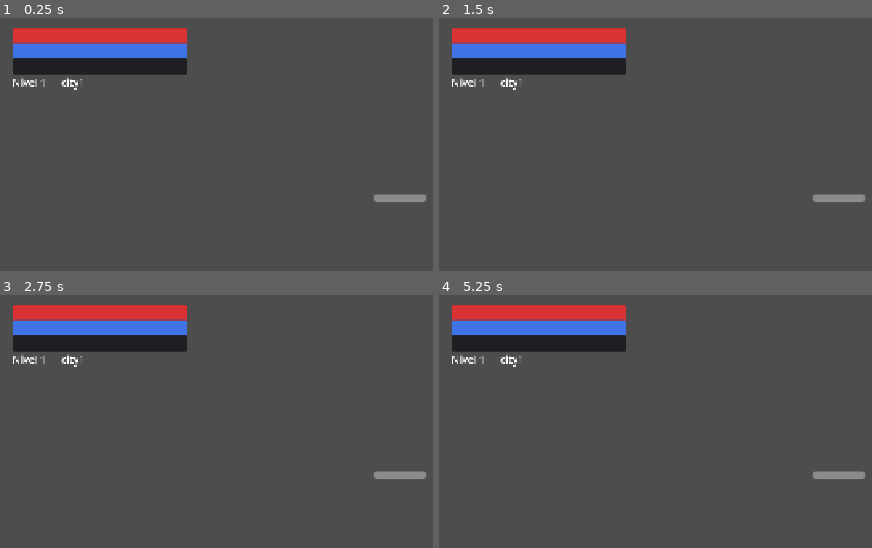
Above: before the commit, frames 1-4 (two rows, left to right).
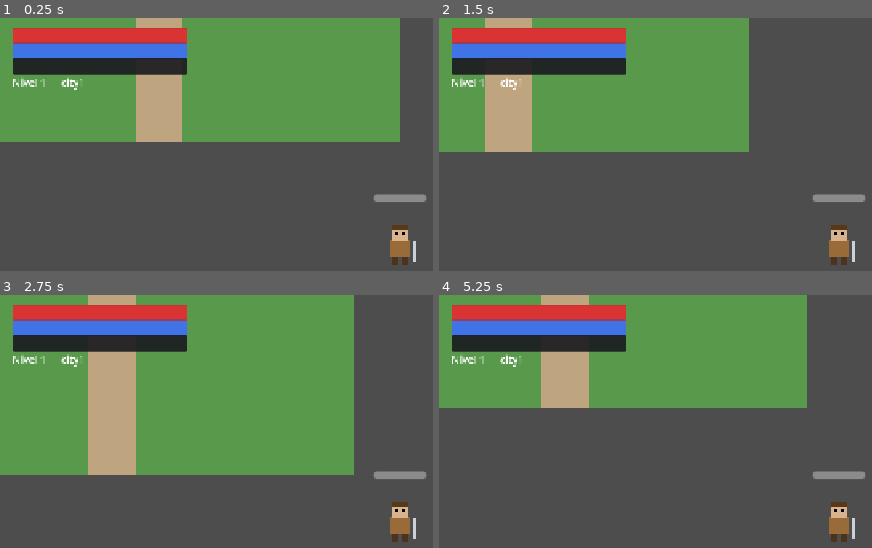
Above: after the commit, the same moments.

Repository: arielmarinho/grimstone
Game: Godot game, scene res://scenes/main.tscn
Same seed, same stepped clock (60 frames per second), same inputs: the game is played once before the commit and once after it.
Inputs (mouse positions are in pixels of both pictures, inside the frame that each line leads up to):
- Up to frame 1 (0.25 s): no input
- Up to frame 2 (1.5 s): tap Enter at 0.5 s; move the mouse to (outside the picture) at 0.52 s; click (outside the picture) at 0.67 s; move the mouse to (677, 265) at 1.27 s; click (677, 265) at 1.42 s
- Up to frame 3 (2.75 s): move the mouse to (outside the picture) at 2.02 s; click (outside the picture) at 2.17 s
- Up to frame 4 (5.25 s): move the mouse to (outside the picture) at 2.77 s; click (outside the picture) at 2.92 s; move the mouse to (outside the picture) at 3.52 s; click (outside the picture) at 3.67 s; move the mouse to (599, 451) at 4.27 s; click (599, 451) at 4.42 s; move the mouse to (outside the picture) at 5.02 s; click (outside the picture) at 5.17 s

The runs differ from the first frame. In frame 1, 39% of the frame differs, in the area x 0-97%, y 0-98%; in frame 2, 31%; in frame 3, 51%; in frame 4, 31%.
Error before the commit: Invalid call. Nonexistent function 'load_sheet' in base 'Nil'. (res://scripts/entities/player.gd:30)

Commit message:
Fix raiz: TexHelper como class_name global (não autoload) — causa do 'Nonexistent load_sheet in Nil'

Diff:
--- a/game/project.godot
+++ b/game/project.godot
@@ -9,7 +9,6 @@
 
 [autoload]
 GameManager="*res://scripts/autoload/game_manager.gd"
-TexHelper="*res://scripts/autoload/tex_helper.gd"
 
 [display]
 window/size/viewport_width=1280
--- a/game/scripts/autoload/tex_helper.gd
+++ b/game/scripts/autoload/tex_helper.gd
@@ -1,5 +1,7 @@
+class_name TexHelper
 extends Object
-## TexHelper — carrega sprite real do disco; se nao existir, gera grafico procedural
+## TexHelper — carrega sprite real do disco (PNG ou .b64); se nao existir, gera grafico procedural
+## Usado como classe global (class_name) — nao e autoload
 
 static func load_sheet(path: String, frame_count: int = 4) -> Array[Texture2D]:
 	var img := _load_image(path)
